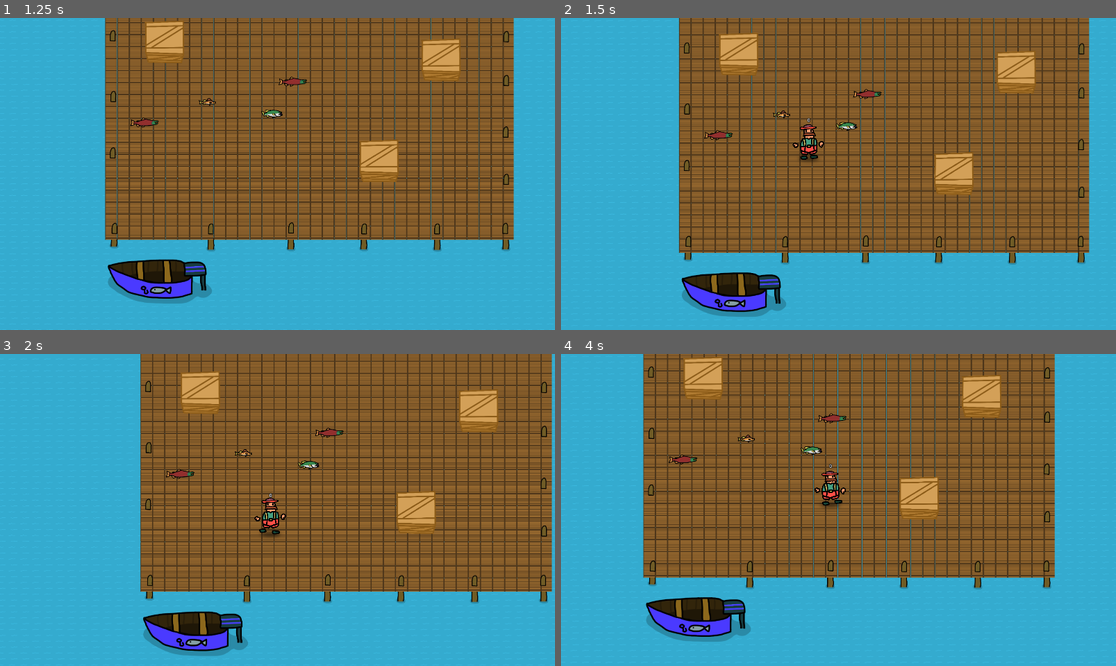
Above: before the commit, frames 1-4 (two rows, left to right).
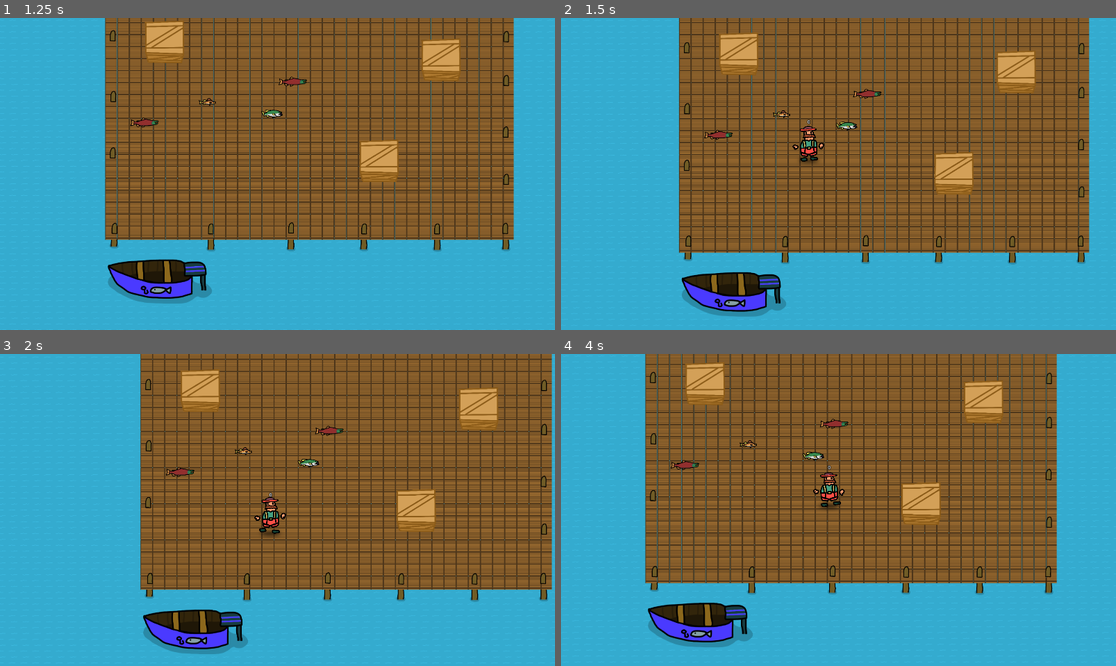
Above: after the commit, the same moments.

Repository: ZevDev54/FishermansWhar
Game: Godot game, scene res://Scenes/GameContainer.tscn
Two runs of this game, one before a commit and one after it. Both use one fixed random seed, a clock stepped at 60 frames per second and the inputs below.
Inputs:
- Up to frame 1 (1.25 s): hold D (move_right) from 0.53 s (still down); tap E (pickup) at 0.6 s
- Up to frame 2 (1.5 s): release D (move_right) at 1.28 s; hold S (move_down) from 1.28 s (still down); tap Space (join) at 1.35 s
- Up to frame 3 (2 s): keep holding S (move_down); tap E (pickup) at 1.55 s
- Up to frame 4 (4 s): release S (move_down) at 2.03 s; hold D (move_right) 2.03-2.78 s; tap E (pickup) at 2.1, 2.85, 3.8 s; hold W (move_up) 2.78-3.53 s; hold A (move_left) from 3.53 s (still down); tap Space (join) at 3.6 s

Frame 1 is identical in both runs. In frame 2, 11% of the frame differs, in the area x 21-96%, y 1-95%; in frame 3, 27%; in frame 4, 34%, in the area x 14-90%, y 0-94%.

Commit message:
I came to the conclusion that CharacterBody2D with velocity will be a better way to implement good movement.

Diff:
--- a/Scenes/PlayerWeapon.gd
+++ b/Scenes/PlayerWeapon.gd
@@ -39,14 +39,17 @@
 
 #pickup weapon
 func set_weapon(set):
+	drop_weapon();
 	weapon = set;
 	weapon.set_held_by(self, owner_player.unique_player_id)
 	weapon.gfx.toggle_hands(true);
 	weapon.aim_loop(1, 0) # fix bug where player shots would have no velocity.
 
 
+
 #drop weapon
 func drop_weapon():
+	print(get_stack())
 	print("drop weapon called")
 	if(weapon):
 		weapon.drop();
@@ -63,7 +66,7 @@
 		var bodies = pickup_area.get_overlapping_bodies();
 
 		for body in bodies:
-			if(body is FishWeapon):
-				drop_weapon();
+			var wpn = (body as FishWeapon)
+			if wpn != null && wpn != weapon:
 				set_weapon(body as FishWeapon)
 				print("Pickup weapon")
--- a/Scenes/player.tscn
+++ b/Scenes/player.tscn
@@ -129,6 +129,7 @@
 lock_rotation = true
 linear_damp = 1.0
 script = ExtResource("1_wx6v0")
+accel = 2000.0
 decel = 10.0
 
 [node name="PlayerDashing" type="Node" parent="PlayerMovementBody"]
--- a/Scripts/FishermanMovement.gd
+++ b/Scripts/FishermanMovement.gd
@@ -8,7 +8,7 @@
 @export var accel : float = 1000.0;
 @export var decel = 0.5;
 @export var max_speed : float = 200.0;
-@export var change_dot_multiplier = 1.0;
+# @export var change_dot_multiplier = 1.0;
 
 var controls;
 
@@ -28,12 +28,15 @@
 
 	if(move_vec.length() > 0):
 		var spd = self.linear_velocity.length();
-		print(spd);
 		var movement = move_vec.normalized() * accel;
 
+		var predicted_velocity = linear_velocity + movement * delta;
+		print("predict vel: ",predicted_velocity,"len:",predicted_velocity.length());
+		print(predicted_velocity.length());
 
-		if(spd < max_speed):
+		if(predicted_velocity.length() < max_speed):
 			apply_impulse(movement * delta)
+		# apply_central_force(movement)
 	else:
 		var velocityCopy = linear_velocity;
 		var slowdownVector : Vector2 = velocityCopy.lerp(Vector2.ZERO, delta);
